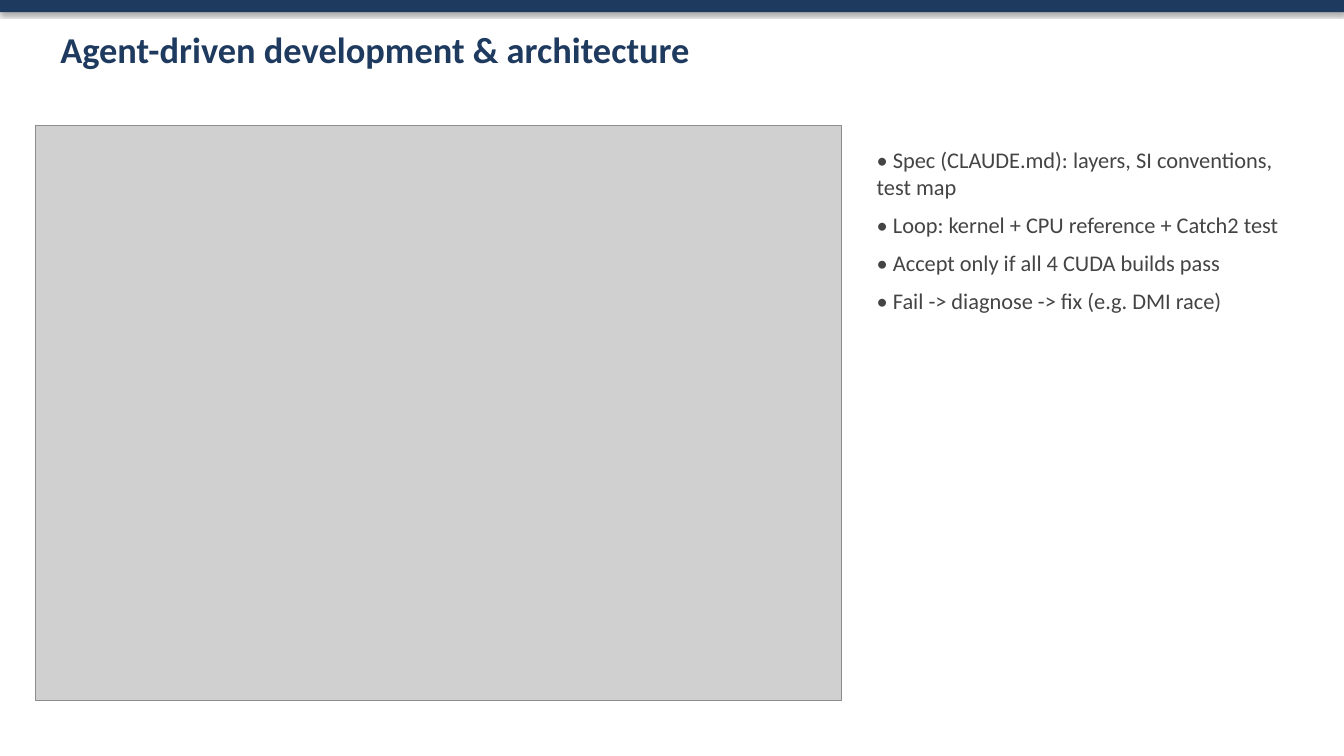
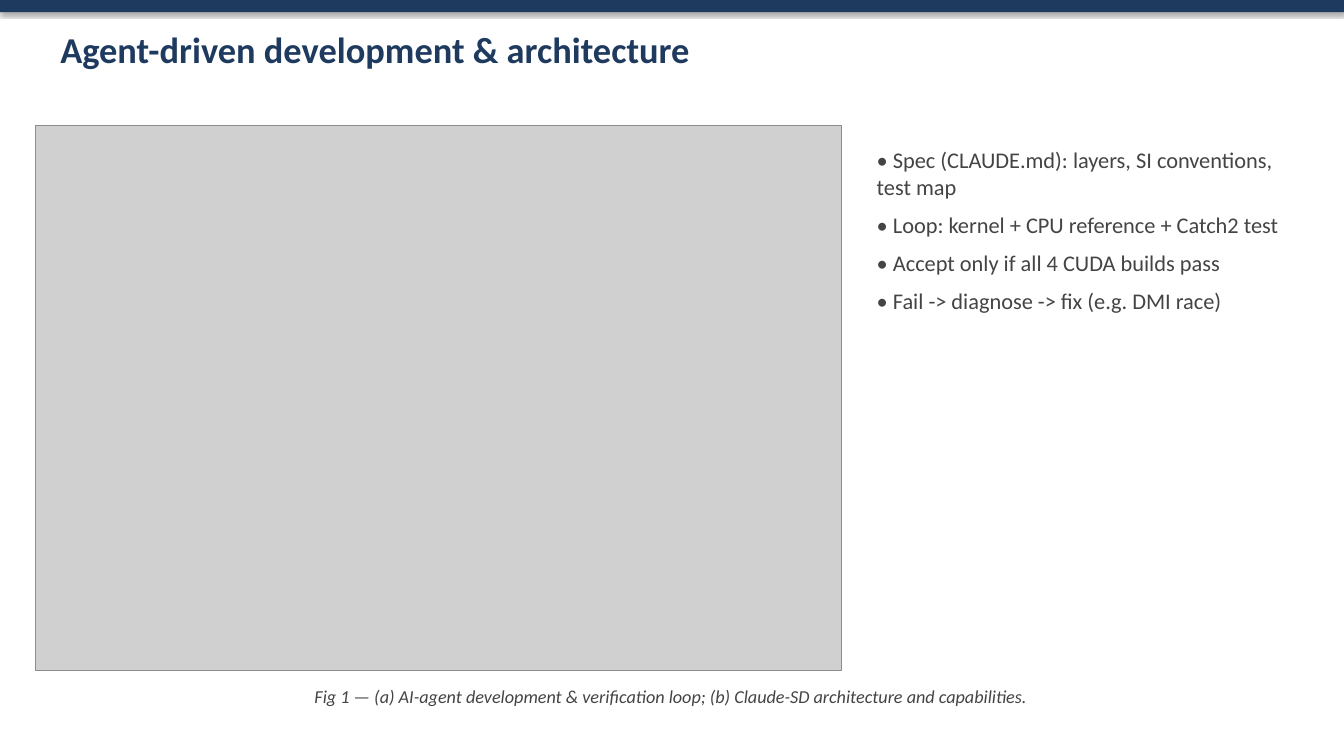
Before and after one commit to mirryou-maker/Claude-SpinDynamics, a slide deck: slide 4 of paper/Claude-SD_talk.pptx. Drawn at 1344x756 pixels with LibreOffice and Linux fonts; fonts in the diff are those of the drawing; grey boxes stand for pictures. Boxes give left, top, right and bottom in pixels: in the first picture for what was removed or moved away, otherwise in the second. Text is boxed around its words. In the diff, an @@ line names an element or a change of style, - is before the commit and + after.

```diff
--- a/paper/Claude-SD_talk.pptx
+++ b/paper/Claude-SD_talk.pptx
@@ picture resized from (x1=35, y1=126, x2=842, y2=701) to (x1=35, y1=126, x2=842, y2=670) @@
@@ text added at (x1=314, y1=690, x2=1027, y2=706), 13 pt, text #444444, italic @@
+Fig 1 — (a) AI-agent development & verification loop; (b) Claude-SD architecture and capabilities.
```
Also in this commit, not shown: 6 other slides changed, 1 other file.
